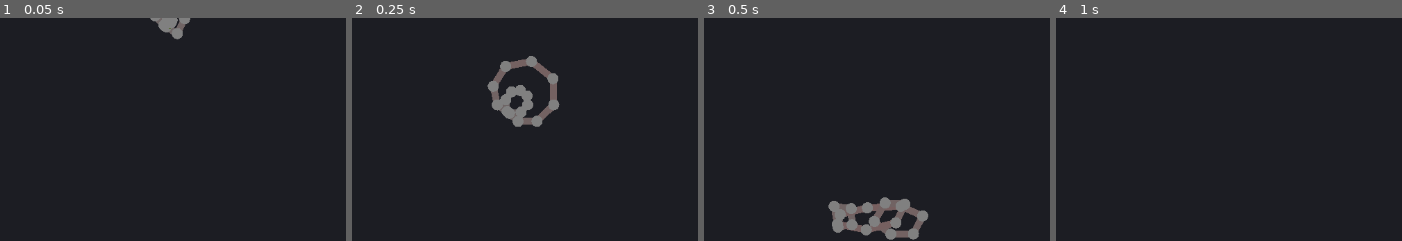
Above: before the commit, frames 1-4 (left to right).
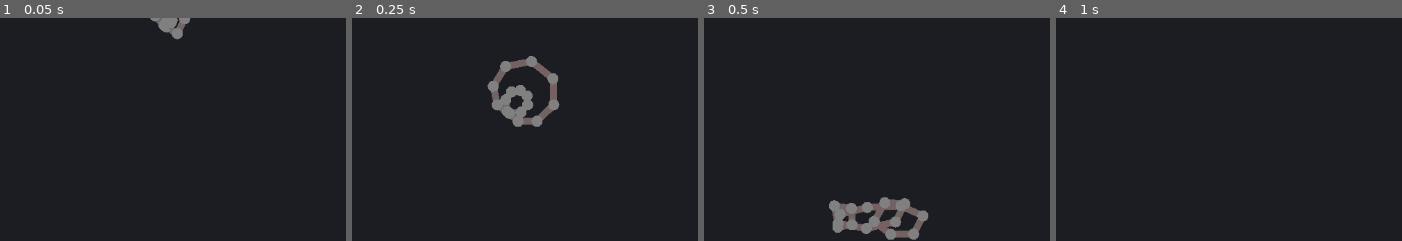
Above: after the commit, the same moments.

Repository: Argonbart/GoPrototyping
Game: Godot game, scene res://main.tscn
The game is run twice, just before and just after one commit, with the same random seed, the same clock (stepped at 60 frames per second) and the same inputs.
Inputs:
- Up to frame 1 (0.05 s): no input
- Up to frame 2 (0.25 s): no input
- Up to frame 3 (0.5 s): no input
- Up to frame 4 (1 s): click "Reset" at 0.5 s
The pictures show only the part of the screen within x 32-82%, y 50-100%; the shares and areas given below are measured in that part.

Frames 1-2 are identical in both runs. In frame 3, 0.4% of the frame differs, in the area x 35-65%, y 80-100%; in frame 4, nothing differs.
Error after the commit: Invalid call. Nonexistent function 'limit_to_bounds' in base 'RefCounted (Point)'. (res://test/softbody_test.gd:216)

Commit message:
clean soft body

Diff:
--- a/soft_bodies/main.tscn
+++ b/soft_bodies/main.tscn
@@ -1,8 +1,8 @@
 [gd_scene load_steps=6 format=3 uid="uid://dvgfe5026ci00"]
 
-[ext_resource type="Script" uid="uid://dym4jxr8dk8nh" path="res://softbody.gd" id="1_ig7tw"]
-[ext_resource type="Script" uid="uid://bws5dsl2c44mw" path="res://softbody_renderer.gd" id="2_0xm2m"]
-[ext_resource type="Script" uid="uid://bu1f00014tsyw" path="res://softbody_ui.gd" id="3_h2yge"]
+[ext_resource type="Script" uid="uid://dym4jxr8dk8nh" path="res://test/softbody_test.gd" id="1_ig7tw"]
+[ext_resource type="Script" uid="uid://bws5dsl2c44mw" path="res://test/softbody_test_renderer.gd" id="2_0xm2m"]
+[ext_resource type="Script" uid="uid://bu1f00014tsyw" path="res://test/softbody_test_ui.gd" id="3_h2yge"]
 
 [sub_resource type="StyleBoxFlat" id="StyleBoxFlat_h2yge"]
 bg_color = Color(0.06541162, 0.0654117, 0.06541166, 1)
--- /dev/null
+++ b/soft_bodies/softbody/constraint.gd
@@ -0,0 +1,15 @@
+class_name SBConstraint extends Object
+
+
+var p1: SBPoint
+var p2: SBPoint
+
+var desired_length: float
+var stiffness: float
+
+
+func _init(p_1: SBPoint, p_2: SBPoint, length: float, stiff: float = 1):
+	p1 = p_1
+	p2 = p_2
+	desired_length = length
+	stiffness = stiff
--- /dev/null
+++ b/soft_bodies/softbody/point.gd
@@ -0,0 +1,44 @@
+class_name SBPoint extends Object
+
+
+var position: Vector2
+var previous_position: Vector2
+
+var radius: float
+
+var displacement_accumulator: Vector2
+var number_of_accumulations: int
+
+
+func _init(p: Vector2, r: float) -> void:
+		position = p
+		previous_position = p
+		radius = r
+
+
+func set_velocity(velocity: Vector2):
+	previous_position = position - velocity
+
+
+func accumulate_displacement(displacement: Vector2):
+	displacement_accumulator += displacement
+	number_of_accumulations += 1
+
+
+func apply_displacement():
+		if number_of_accumulations > 0:
+			position += displacement_accumulator / float(number_of_accumulations)
+		displacement_accumulator = Vector2.ZERO
+		number_of_accumulations = 0
+
+
+func limit_to_bounds(bounds: Vector2):
+	if position.x + radius > bounds.x:
+		position.x = bounds.x -radius
+	if position.x - radius < -bounds.x:
+		position.x = -bounds.x + radius
+
+	if position.y + radius > bounds.y:
+		position.y = bounds.y  -radius
+	if position.y - radius < -bounds.y:
+		position.y = -bounds.y + radius
--- /dev/null
+++ b/soft_bodies/softbody/soft_body.gd
@@ -0,0 +1,124 @@
+class_name SoftBody extends Node2D
+
+@export var number_of_points: int = 10
+@export var radius: float = 50.0
+
+@export_range(0.0, 1.0) var CONSTRAINT_STIFFNESS: float = 0.5
+@export var CONSTRAINT_SOLVER_STEPS: int = 10
+@export var desired_area_multiplier: float = 1.0
+
+var desired_area = 10000
+
+var points: Array[SBPoint]
+var constraints: Array[SBConstraint]
+
+
+func _ready() -> void:
+	setup(number_of_points, desired_area * desired_area_multiplier, 0.5, CONSTRAINT_STIFFNESS)
+
+
+func setup(num_points: int, area: float, constraint_length: float, constraint_stiffness: float):
+	clear()
+	desired_area = area
+	for i in range(num_points):
+		var angle = 360.0 / num_points * i
+		var angle_rad = deg_to_rad(angle)
+		var spawn_pos = global_position + Vector2(cos(angle_rad), sin(angle_rad)).normalized() * radius
+		var point = SBPoint.new(spawn_pos, 8.0)
+		points.append(point)
+	for i in range(points.size()):
+		var p_a = points[i]
+		var p_b = points[(i + 1) % points.size()]
+		constraints.append(SBConstraint.new(p_a, p_b, constraint_length, constraint_stiffness))
+
+
+func clear():
+	constraints.clear()
+	points.clear()
+
+
+func _physics_process(_delta: float) -> void:
+
+	# --- verlet integration ---
+	for p in points:
+		var temp_pos = p.position
+
+		var velocity = (p.position - p.previous_position) * 0.99
+
+		var next_pos = p.position + velocity
+
+		# collision
+		# ...
+
+		p.position += velocity
+		p.previous_position = temp_pos
+
+		# gravity
+		p.position += Vector2.DOWN
+
+	# --- handle constraints and area constraint ---
+	for i in range(CONSTRAINT_SOLVER_STEPS):
+		accumulate_constraint_offsets()
+		accumulate_area_offsets()
+
+		for p in points:
+			p.apply_displacement()
+
+	for p in points:
+		p.limit_to_bounds(get_viewport_rect().size * 0.5)
+
+
+func accumulate_constraint_offsets():
+	for c in constraints:
+			var p1 := c.p1
+			var p2 := c.p2
+
+			var direction = (p2.position - p1.position).normalized()
+			var midpoint = p1.position + (p2.position - p1.position) * 0.5
+
+			var target_1 = midpoint - direction * c.desired_length * 0.5
+			var target_2 = midpoint + direction * c.desired_length * 0.5
+
+			var target_1_smoothed = lerp(p1.position, target_1, c.stiffness)
+			var target_2_smoothed = lerp(p2.position, target_2, c.stiffness)
+
+			var offset_1 = target_1_smoothed - p1.position
+			var offset_2 = target_2_smoothed - p2.position
+
+			p1.accumulate_displacement(offset_1)
+			p2.accumulate_displacement(offset_2)
+
+
+func accumulate_area_offsets():
+	var desired_radius_2 = desired_area / PI
+	var desired_radius = (sqrt(desired_radius_2))
+	var circ = 2 * PI * desired_radius
+
+	var area_accumulator = 0.0
+
+	for i in range(points.size()):
+		var next_id = (i + 1) % points.size()
+		var p1 = points[i].position
+		var p2 = points[next_id].position
+
+		var width = p2.x - p1.x
+		var height = (p1.y + p2.y) / 2
+		area_accumulator += width * -height
+
+	var factor = (desired_area - area_accumulator) / circ
+
+
+	for id in range(points.size()):
+		var next_id = (id + 1) % points.size()
+		var prev_id = (id - 1 + points.size()) % points.size()
+
+		var pos_next = points[next_id].position
+		var pos_prev = points[prev_id].position
+
+		var dir = pos_next - pos_prev
+		dir = dir.rotated(-PI * 0.5)
+
+		dir = dir.normalized()
+		var offset = dir * factor
+
+		points[id].accumulate_displacement(offset)
--- /dev/null
+++ b/soft_bodies/softbody/soft_body_level.tscn
@@ -0,0 +1,15 @@
+[gd_scene load_steps=3 format=3 uid="uid://b2pnax07aujhd"]
+
+[ext_resource type="Script" uid="uid://b0tacqei7k716" path="res://softbody/soft_body.gd" id="1_23gtn"]
+[ext_resource type="Script" uid="uid://b3kmc7cyr58wo" path="res://softbody/soft_body_renderer.gd" id="2_d3k81"]
+
+[node name="SoftBodyLevel" type="Node2D"]
+
+[node name="SoftBody" type="Node2D" parent="."]
+script = ExtResource("1_23gtn")
+metadata/_custom_type_script = "uid://b0tacqei7k716"
+
+[node name="SoftBodytRenderer" type="Node2D" parent="SoftBody"]
+script = ExtResource("2_d3k81")
+
+[node name="Camera2D" type="Camera2D" parent="."]
--- /dev/null
+++ b/soft_bodies/softbody/soft_body_renderer.gd
@@ -0,0 +1,27 @@
+class_name SoftBodyRenderer extends Node2D
+
+
+var body: SoftBody
+
+var default_font: Font = ThemeDB.fallback_font
+
+
+func _ready() -> void:
+	body = get_parent() as SoftBody
+
+
+func _process(_delta: float) -> void:
+	queue_redraw()
+
+
+func _draw() -> void:
+	for c in body.constraints:
+		var visual_maximal_length = 500.0 # used for color lerping
+		var current_length = c.p1.position.distance_to(c.p1.position)
+		var t = (current_length - c.desired_length) / visual_maximal_length
+		var color = Color.DIM_GRAY.lerp(Color.RED, t)
+		draw_line(c.p1.position -global_position, c.p2.position - global_position, color, 10)
+
+	for p in body.points:
+		var color = Color.DARK_OLIVE_GREEN
+		draw_circle(p.position - global_position, p.radius, color)
--- a/soft_bodies/softbody.gd
+++ b/soft_bodies/test/softbody_test.gd
@@ -1,4 +1,4 @@
-class_name SoftBody extends Node2D
+class_name SoftBodyTest extends Node2D
 
 
 class Point:
@@ -30,16 +30,7 @@
 		displacement_accumulator = Vector2.ZERO
 		number_of_accumulations = 0
 
-	func limit_to_bounds(bounds: Vector2):
-		if position.x + radius > bounds.x:
-			position.x = bounds.x -radius
-		if position.x - radius < -bounds.x:
-			position.x = -bounds.x + radius
-
-		if position.y + radius > bounds.y:
-			position.y = bounds.y  -radius
-		if position.y - radius < -bounds.y:
-			position.y = -bounds.y + radius
+
 
 	func _init(p: Vector2, r: float) -> void:
 		position = p
--- a/soft_bodies/softbody_renderer.gd
+++ b/soft_bodies/test/softbody_test_renderer.gd
@@ -1,13 +1,13 @@
-class_name SoftBodyRenderer extends Node2D
+class_name SoftBodyTestRenderer extends Node2D
 
 
-var body: SoftBody
+var body: SoftBodyTest
 
 var default_font: Font = ThemeDB.fallback_font
 
 
 func _ready() -> void:
-	body = get_parent() as SoftBody
+	body = get_parent() as SoftBodyTest
 
 
 func _process(_delta: float) -> void:
--- a/soft_bodies/softbody_ui.gd
+++ b/soft_bodies/test/softbody_test_ui.gd
@@ -1,7 +1,7 @@
 extends Control
 
 
-@export var body: SoftBody
+@export var body: SoftBodyTest
 @export var label_paused: Control
 
 @export var button_pause: Button
Not shown, added: soft_bodies/softbody/constraint.gd.uid
Not shown, added: soft_bodies/softbody/point.gd.uid
Not shown, added: soft_bodies/softbody/soft_body.gd.uid
Not shown, added: soft_bodies/softbody/soft_body_renderer.gd.uid
Renamed: soft_bodies/softbody.gd.uid -> soft_bodies/test/softbody_test.gd.uid
Renamed: soft_bodies/softbody_renderer.gd.uid -> soft_bodies/test/softbody_test_renderer.gd.uid
Renamed: soft_bodies/softbody_ui.gd.uid -> soft_bodies/test/softbody_test_ui.gd.uid
